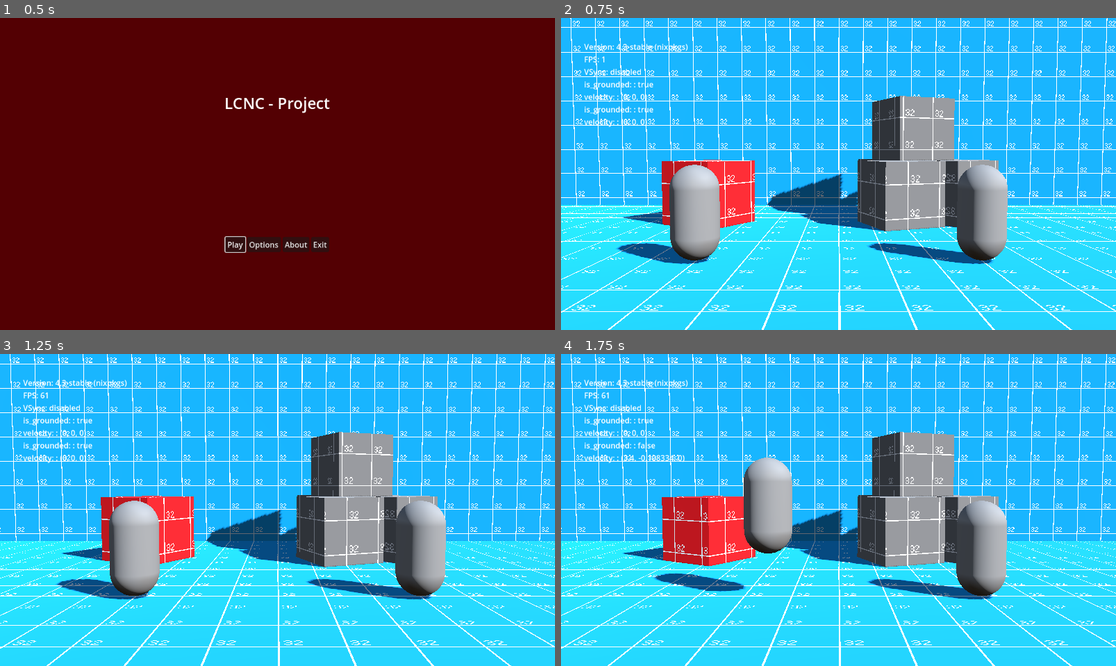
Above: before the commit, frames 1-4 (two rows, left to right).
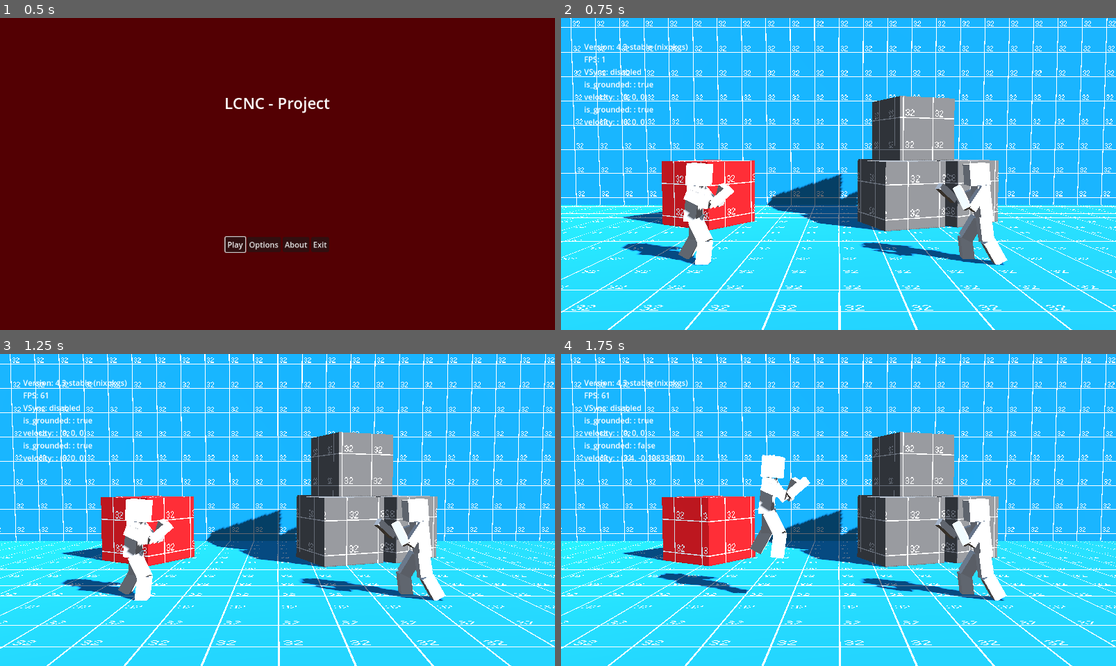
Above: after the commit, the same moments.

Repository: miklaskarjalainen/KioskKnockout
Game: Godot game, scene res://src/scenes/UI.tscn
Two runs of this game, one before a commit and one after it. Both use one fixed random seed, a clock stepped at 60 frames per second and the inputs below.
Inputs (mouse positions are in pixels of both pictures, inside the frame that each line leads up to):
- Up to frame 1 (0.5 s): no input
- Up to frame 2 (0.75 s): click "Play" at 0.5 s
- Up to frame 3 (1.25 s): no input
- Up to frame 4 (1.75 s): tap Enter at 1.25 s; move the mouse to (960, 494) at 1.27 s; hold D (kb_right) from 1.28 s (still down); click (960, 494) at 1.42 s; tap Space (kb_jump) at 1.52 s

Frame 1 is identical in both runs. In frame 2, 5.7% of the frame differs, in the area x 9-81%, y 46-80%; in frame 3, 5.6%; in frame 4, 5.7%.

Commit message:
Custom model for player

Diff:
--- a/src/actors/Player.tscn
+++ b/src/actors/Player.tscn
@@ -1,13 +1,15 @@
-[gd_scene load_steps=5 format=3 uid="uid://dp6sarh3doobm"]
+[gd_scene load_steps=6 format=3 uid="uid://dp6sarh3doobm"]
 
 [ext_resource type="Script" path="res://src/actors/player.gd" id="1_8625e"]
 [ext_resource type="Script" path="res://src/actors/PlayerController.gd" id="2_rcsg1"]
+[ext_resource type="PackedScene" uid="uid://c2uuuowdqrphi" path="res://assets/characters/generic.gltf" id="3_bcynx"]
 
 [sub_resource type="CapsuleShape3D" id="CapsuleShape3D_rw8oh"]
 
 [sub_resource type="CapsuleMesh" id="CapsuleMesh_4rug2"]
 
 [node name="Player" type="CharacterBody3D"]
+collision_layer = 0
 script = ExtResource("1_8625e")
 
 [node name="CollisionShape3D" type="CollisionShape3D" parent="."]
@@ -16,8 +18,12 @@
 
 [node name="MeshInstance3D" type="MeshInstance3D" parent="."]
 transform = Transform3D(1, 0, 0, 0, 1, 0, 0, 0, 1, 0, 1.00816, 0)
+visible = false
 mesh = SubResource("CapsuleMesh_4rug2")
 
 [node name="PlayerController" type="Node" parent="." node_paths=PackedStringArray("player")]
 script = ExtResource("2_rcsg1")
 player = NodePath("..")
+
+[node name="player_model" parent="." instance=ExtResource("3_bcynx")]
+transform = Transform3D(2, 0, 0, 0, 2, 0, 0, 0, 2, 0, 0, 0)
--- a/src/actors/player.gd
+++ b/src/actors/player.gd
@@ -1,8 +1,30 @@
 extends CharacterBody3D
 class_name Player
+
+const MODEL_ROTATION_SPEED := 8.4
+
+@onready var Model: Node3D = $player_model
+
+@export var Opponent: Player = null
 
 @export var InputLeft := "kb_left"
 @export var InputRight := "kb_right"
 @export var InputDown := "kb_down"
 @export var InputUp := "kb_up"
 @export var InputJump := "kb_jump"
+
+func _ready():
+	assert(Opponent, "Opponent not assigned")
+	assert(Model, "Model not assigned")
+	Model.rotation.y = get_model_target_rotation()
+
+func get_model_target_rotation() -> float:
+	var opponent_on_right := is_opponent_on_right()
+	return PI if opponent_on_right else 0.0
+
+func is_opponent_on_right() -> bool:
+	return Opponent.global_position.x > global_position.x
+
+func _physics_process(delta: float) -> void:
+	var target_rot = get_model_target_rotation()
+	Model.rotation.y = lerp(Model.rotation.y, target_rot, delta * MODEL_ROTATION_SPEED)
--- a/src/scenes/Arena1.tscn
+++ b/src/scenes/Arena1.tscn
@@ -81,16 +81,18 @@
 transform = Transform3D(0.266353, -0.712342, 0.649327, 0.40585, 0.693918, 0.594781, -0.874266, 0.105108, 0.473931, 21.8999, 13.0236, 12.3503)
 shadow_enabled = true
 
-[node name="player1" parent="." instance=ExtResource("2_y6vyn")]
+[node name="player1" parent="." node_paths=PackedStringArray("Opponent") instance=ExtResource("2_y6vyn")]
 transform = Transform3D(1, 0, 0, 0, 1, 0, 0, 0, 1, 3, 0.71, 0)
+Opponent = NodePath("../player2")
 InputLeft = "joy_left"
 InputRight = "joy_right"
 InputDown = "joy_down"
 InputUp = "joy_up"
 InputJump = "joy_jump"
 
-[node name="player2" parent="." instance=ExtResource("2_y6vyn")]
+[node name="player2" parent="." node_paths=PackedStringArray("Opponent") instance=ExtResource("2_y6vyn")]
 transform = Transform3D(1, 0, 0, 0, 1, 0, 0, 0, 1, -3, 0.68664, 0)
+Opponent = NodePath("../player1")
 
 [node name="WorldEnvironment" type="WorldEnvironment" parent="."]
 environment = SubResource("Environment_d5h23")
Not shown, added: assets/characters/generic.gltf
Not shown, added: assets/characters/generic.bbmodel
